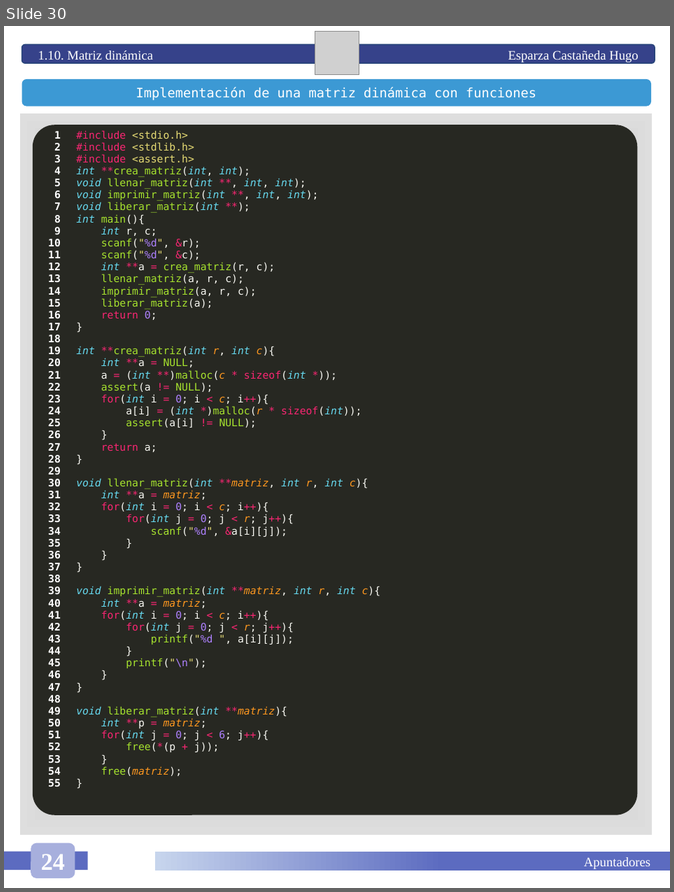
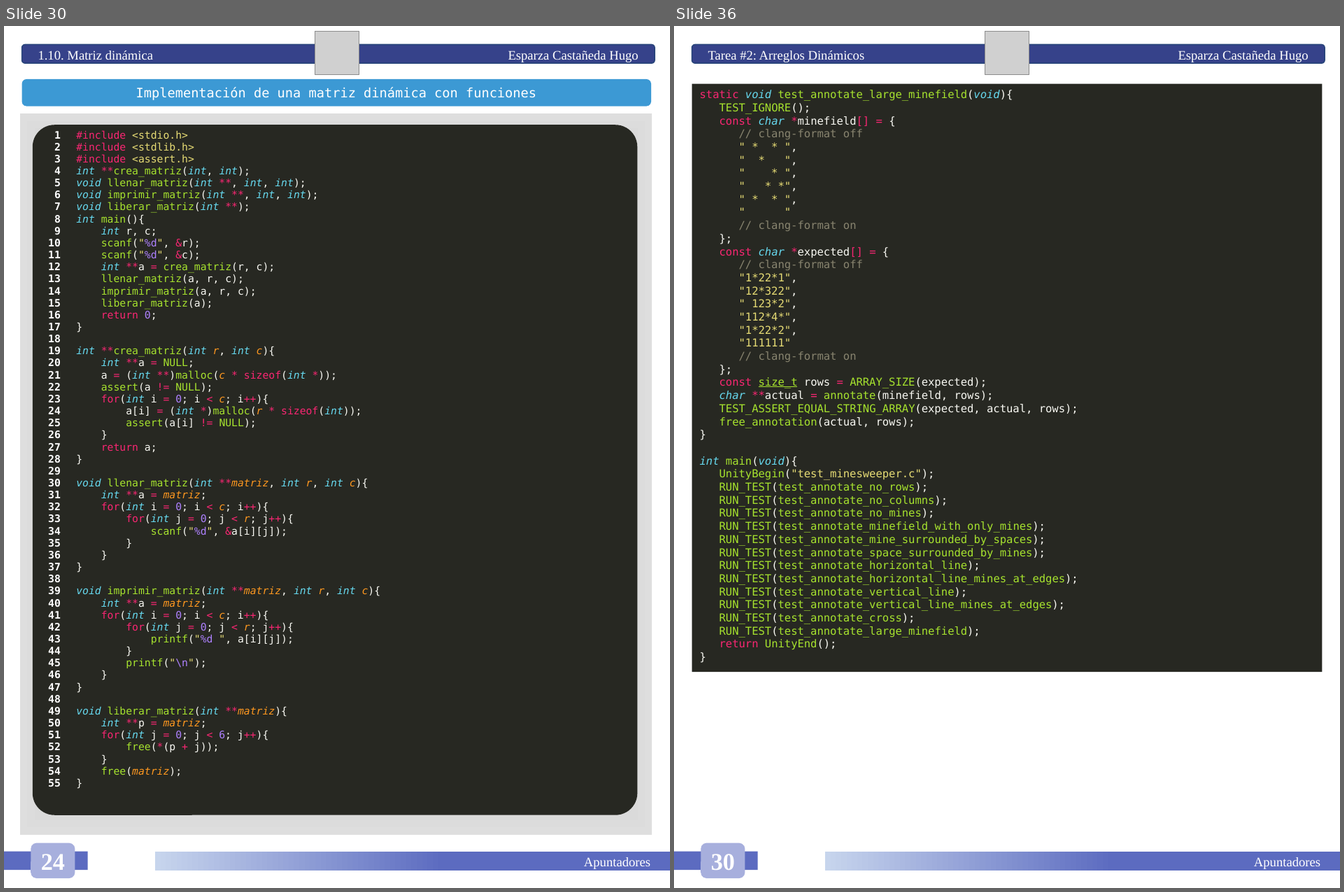
Before and after one commit to HugoEsparzaC/Libreta-Estructuras-II, a slide deck: Estructuras de Datos II.pptx. Shown side by side, each under a label of ours: slide 30 before the commit, slides 30 and 36 after it; the slides between them are not shown. The pictures are 674x892 and 1344x892 pixels, drawn with LibreOffice and Linux fonts; fonts in the diff are those of the drawing; grey boxes stand for pictures. Boxes give left, top, right and bottom in pixels: in the first picture for what was removed or moved away, otherwise in the second. Text is boxed around its words. In the diff, an @@ line names an element or a change of style, - is before the commit and + after.

Commit message:
Tarea 02

```diff
--- a/Estructuras de Datos II.pptx
+++ b/Estructuras de Datos II.pptx
@@ slide 36 added at [674, 26, 1340, 888], background #FFFFFF @@
@@ rounded rectangle added at [692, 45, 1326, 64], fill #36428A, outline #28457A 1 pt, 12 pt, text #FFFFFF @@
+Tarea #2: Arreglos Dinámicos Esparza Castañeda Hugo
@@ picture added at [986, 31, 1029, 74] @@
@@ rectangle added at [692, 84, 1322, 673], fill #272822, 10 pt, text #A6E22E @@
+static void test_annotate_large_minefield(void){
+TEST_IGNORE();
+const char *minefield[] = {
+// clang-format off
+" * * ",
+" * ",
+" * ",
+" * *",
+" * * ",
+" "
+// clang-format on
+};
+const char *expected[] = {
+// clang-format off
+"1*22*1",
+"12*322",
+" 123*2",
+"112*4*",
+"1*22*2",
+"111111"
+// clang-format on
+};
+const size_t rows = ARRAY_SIZE(expected);
+char **actual = annotate(minefield, rows);
+TEST_ASSERT_EQUAL_STRING_ARRAY(expected, actual, rows);
+free_annotation(actual, rows);
+}
+int main(void){
+UnityBegin("test_minesweeper.c");
+RUN_TEST(test_annotate_no_rows);
+RUN_TEST(test_annotate_no_columns);
+RUN_TEST(test_annotate_no_mines);
+RUN_TEST(test_annotate_minefield_with_only_mines);
+RUN_TEST(test_annotate_mine_surrounded_by_spaces);
+RUN_TEST(test_annotate_space_surrounded_by_mines);
+RUN_TEST(test_annotate_horizontal_line);
+RUN_TEST(test_annotate_horizontal_line_mines_at_edges);
+RUN_TEST(test_annotate_vertical_line);
+RUN_TEST(test_annotate_vertical_line_mines_at_edges);
+RUN_TEST(test_annotate_cross);
+RUN_TEST(test_annotate_large_minefield);
+return UnityEnd();
+}
@@ rounded rectangle added at [701, 844, 745, 879], fill #A7AFDD, 22 pt, text #FFFFFF, bold @@
+30
@@ rectangle added at [674, 851, 758, 870], fill #5C6BC0 @@
@@ rectangle added at [825, 852, 1340, 871], fill gradient #5C6BC0 to #C7D5ED, 12 pt, text #FFFFFF @@
+Apuntadores
```
Also in this commit, not shown: 2 slides changed, 11 other slides added, 1 other file.
